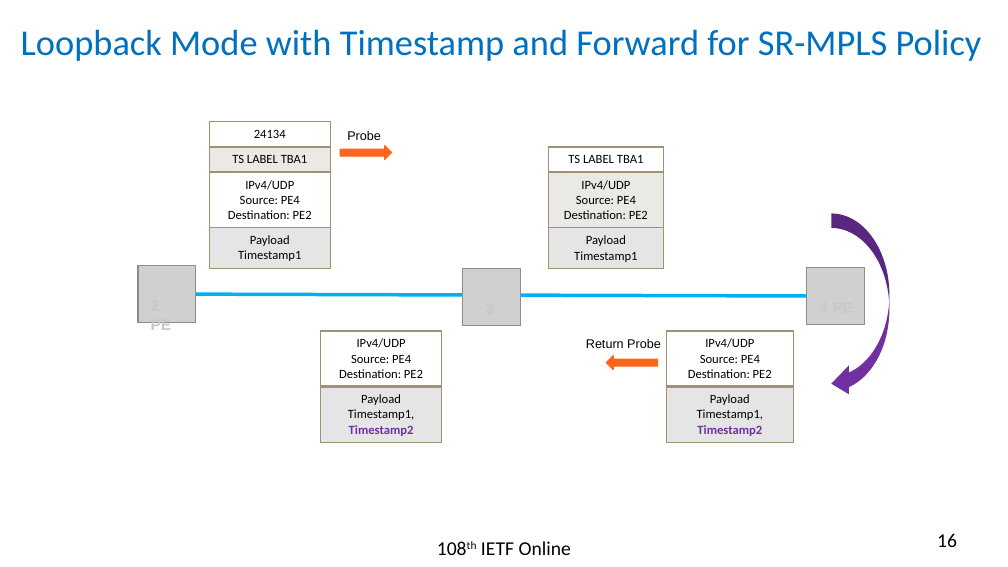
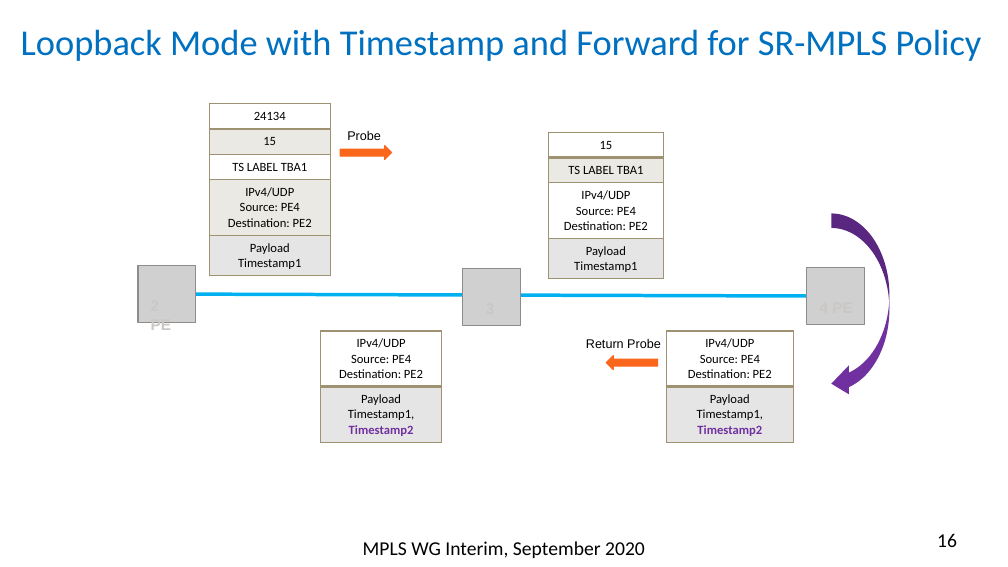
Before and after one commit to rakgandhi/ietf-slides, a slide deck: slide 16 of draft-gandhi-spring-sr-enhanced-plm-02.pptx. Drawn at 1008x567 pixels with LibreOffice and Linux fonts; fonts in the diff are those of the drawing; grey boxes stand for pictures. Boxes give left, top, right and bottom in pixels: in the first picture for what was removed or moved away, otherwise in the second. Text is boxed around its words. In the diff, an @@ line names an element or a change of style, - is before the commit and + after.

```diff
--- a/draft-gandhi-spring-sr-enhanced-plm-02.pptx
+++ b/draft-gandhi-spring-sr-enhanced-plm-02.pptx
@@ table at box(210, 104, 331, 275) @@
+row 2: 15
@@ table: place and size @@
-table at box(210, 122, 331, 268)
+table at box(210, 104, 331, 275)
@@ table at box(548, 132, 663, 278) @@
+row 1: 15
@@ table: place and size @@
-table at box(548, 147, 663, 268)
+table at box(548, 132, 663, 278)
@@ text at box(363, 541, 645, 558): text changed @@
-108th IETF Online
+MPLS WG Interim, September 2020
```
Also in this commit, not shown: 16 other slides changed, 3 other files.
